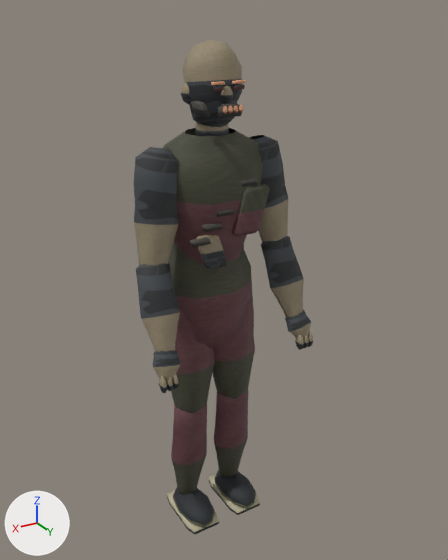
Two versions of the FBX model Assets/Resources/ProductionArt/Walker.fbx, one commit apart.
Rendered twice from a camera (50 mm lens) standing at (1.064, 1.892, 1.994) and looking at (-0.047, 0.041, 1.069). Every picture has the same lights, and +X, +Y and +Z are marked at lower left. The first picture is the older version. Vertices at exactly the same position are counted once.

The first picture shows 'Walker skinned body'.
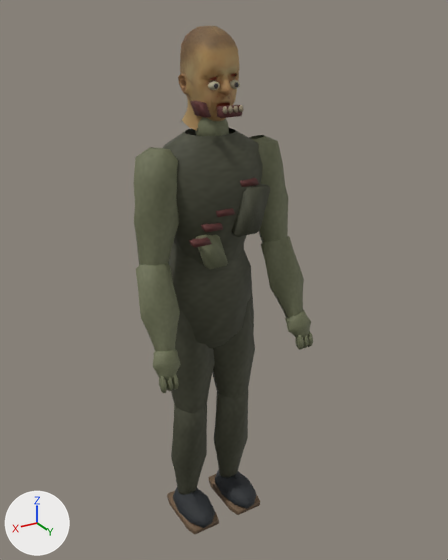
What differs and where, as boxes (x1, y1, x2, y2) in the pictures (448 x 560 px; the box of a moved part takes in the faces that stretch with it):
'Walker skinned body', reshaped: before (134, 40, 313, 535); after (134, 26, 313, 535)
part 1 of me_walker_skin, rebuilt: before (232, 184, 270, 237); after (231, 184, 270, 237)
part 2 of me_walker_skin, moved or reshaped: before (181, 40, 258, 269); after (178, 26, 259, 267)
part 3 of me_walker_skin, surface changed: (134, 105, 313, 535) in both

Edits to the bpy script that builds the scene:
```text
Change me_walker_skin:
    used by ob_walker_skinned_body; location = (0.0, 0.0, 0.0)
    remove me_walker_skin.from_pydata(...)  # 2436 vertices, 2080 faces; spans x -0.34..0.34, y -0.14..0.26, z 0.0..1.92
    add me_walker_skin.from_pydata(...)  # 2756 vertices, 3021 faces; spans x -0.34..0.34, y -0.14..0.26, z 0.0..1.96
    me_walker_skin part 1: the loose piece of 32 vertices spanning x -0.15..-0.01, y 0.15..0.18, z 1.29..1.45 is rebuilt with 16 vertices and now spans x -0.15..-0.01, y 0.15..0.18, z 1.29..1.45
    me_walker_skin part 2: 38 vertices moved from x -0.09..0.12, y 0.01..0.17, z 1.19..1.87 to x -0.09..0.12, y 0.0..0.17, z 1.18..1.87; 578 vertices removed from x -0.11..0.15, y -0.05..0.17, z 1.18..1.92; 866 vertices added at x -0.11..0.15, y -0.08..0.17, z 1.27..1.96
    me_walker_skin part 3: 1459 kept faces spanning x -0.34..0.34, y -0.14..0.26, z 0.0..1.73 get new texture (UV) coordinates
    other edits to the shape of me_walker_skin do not show in these pictures
```
